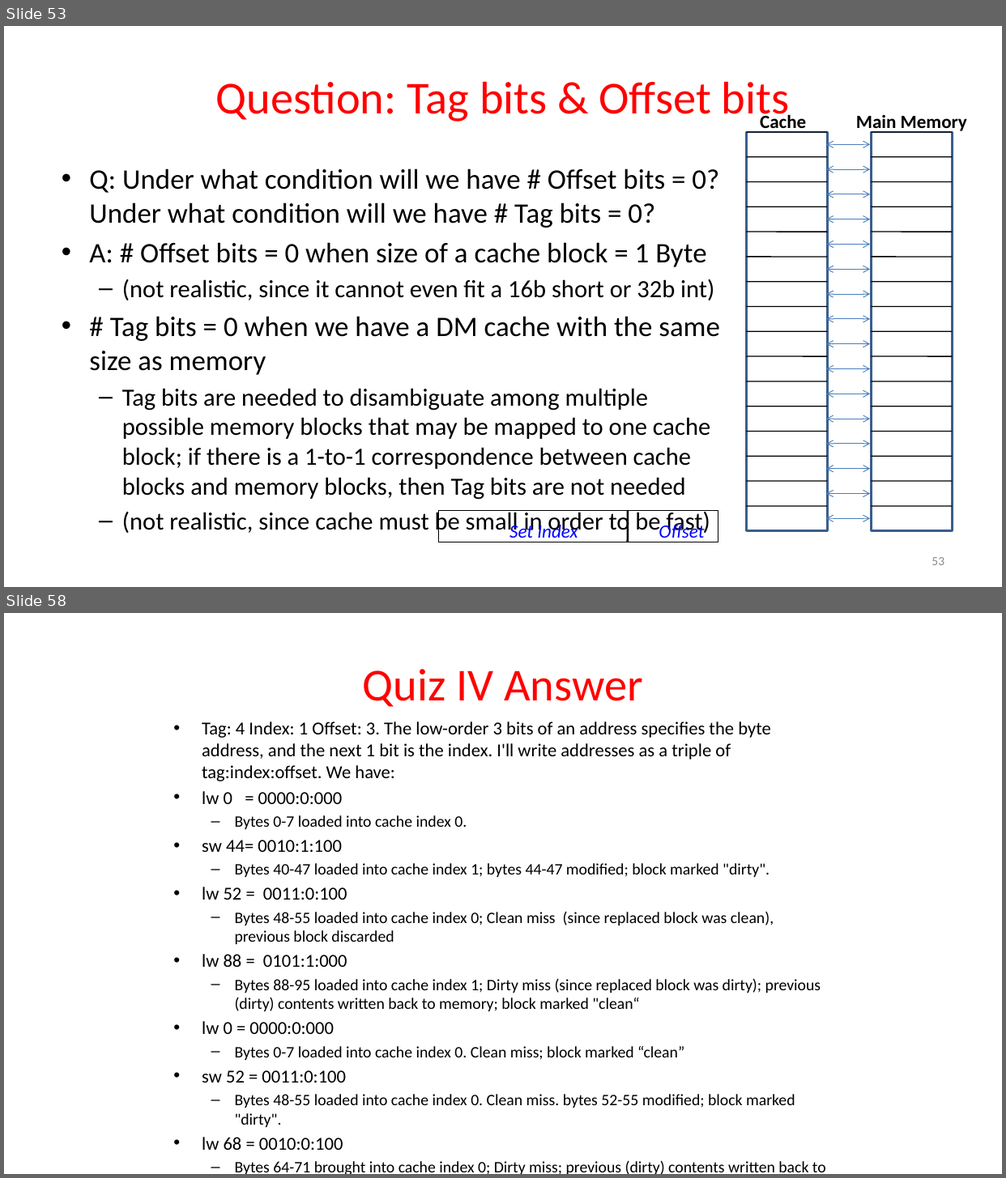
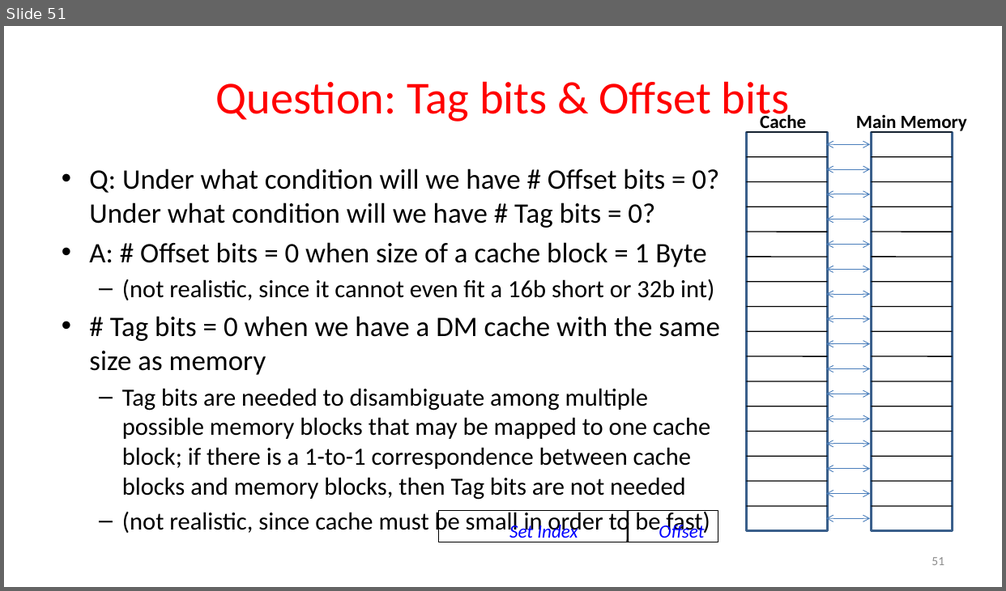
Before and after one commit to guhofstra/CSC256Fa25, a slide deck: PPTs/L7-Exercises ANS.pptx. Shown one above the other, each under a label of ours: slides 53 and 58 before the commit, slide 51 after it; the slides between them are not shown. The pictures are 1006x1178 and 1006x591 pixels, drawn with LibreOffice and Linux fonts; fonts in the diff are those of the drawing. Boxes give left, top, right and bottom in pixels: in the first picture for what was removed or moved away, otherwise in the second. Text is boxed around its words. In the diff, an @@ line names an element or a change of style, - is before the commit and + after.

```diff
--- a/PPTs/L7-Exercises ANS.pptx
+++ b/PPTs/L7-Exercises ANS.pptx
@@ slide 58 removed at (x1=4, y1=613, x2=1002, y2=1174), background #FFFFFF @@
@@ title removed at (x1=363, y1=669, x2=643, y2=707) @@
-Quiz IV Answer
@@ text removed at (x1=202, y1=722, x2=826, y2=1174) @@
-• Tag: 4 Index: 1 Offset: 3. The low-order 3 bits of an address specifies the byte address, and the next 1 bit is the index. I'll write addresses as a triple of tag:index:offset. We have:
-• lw 0 = 0000:0:000
-  – Bytes 0-7 loaded into cache index 0.
-• sw 44= 0010:1:100
-  – Bytes 40-47 loaded into cache index 1; bytes 44-47 modified; block marked "dirty".
-• lw 52 = 0011:0:100
-  – Bytes 48-55 loaded into cache index 0; Clean miss (since replaced block was clean), previous block discarded
-• lw 88 = 0101:1:000
-  – Bytes 88-95 loaded into cache index 1; Dirty miss (since replaced block was dirty); previous (dirty) contents written back to memory; block marked "clean“
-• lw 0 = 0000:0:000
-  – Bytes 0-7 loaded into cache index 0. Clean miss; block marked “clean”
-• sw 52 = 0011:0:100
-  – Bytes 48-55 loaded into cache index 0. Clean miss. bytes 52-55 modified; block marked "dirty".
-• lw 68 = 0010:0:100
-  – Bytes 64-71 brought into cache index 0; Dirty miss; previous (dirty) contents written back to memory; block marked “clean”.
-• lw 44 = 0010:1:100
-  – Bytes 40-47 loaded into cache index1; Clean miss; block marked "clean".
@@ what was slide 53 is now slide 51 @@
@@ page number at (x1=931, y1=557, x2=944, y2=565): text changed @@
-53
+51
```
Also in this commit, not shown: 13 slides changed, 6 other slides removed, 1 other file.
